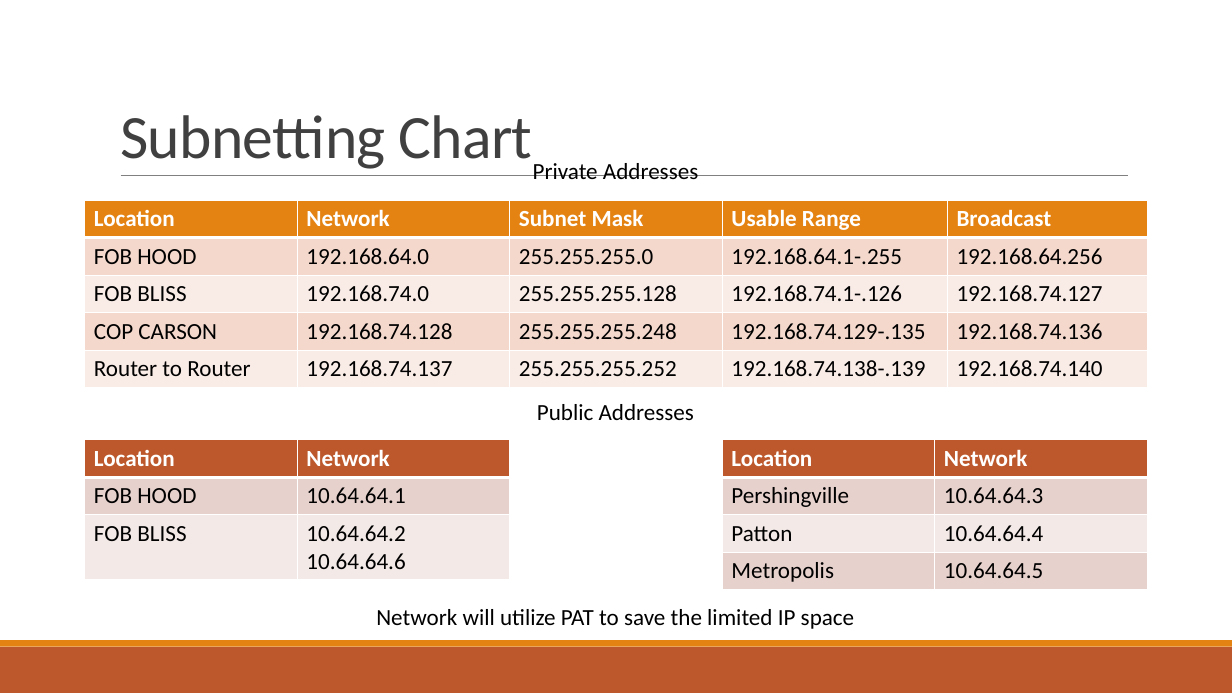
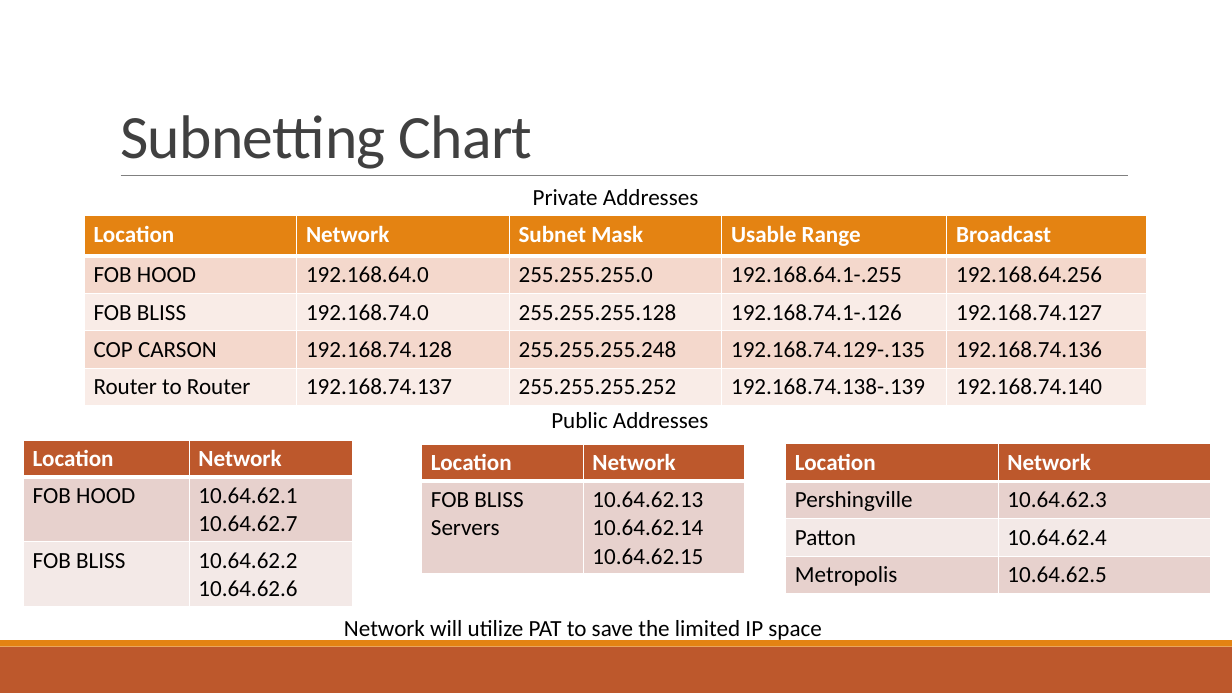
Before and after one commit to wkborn/cy350project, a slide deck: slide 6 of Network Proposal.pptx. Drawn at 1232x693 pixels with LibreOffice and Linux fonts; fonts in the diff are those of the drawing. Boxes give left, top, right and bottom in pixels: in the first picture for what was removed or moved away, otherwise in the second. Text is boxed around its words. In the diff, an @@ line names an element or a change of style, - is before the commit and + after.

```diff
--- a/Network Proposal.pptx
+++ b/Network Proposal.pptx
@@ text "Private Addresses": place and size @@
-text "Private Addresses" at bbox=[533, 163, 698, 179]
+text "Private Addresses" at bbox=[533, 189, 698, 205]
@@ table: place and size @@
-table at bbox=[85, 201, 1148, 388]
+table at bbox=[84, 215, 1147, 406]
@@ text "Public Addresses": place and size @@
-text "Public Addresses" at bbox=[537, 404, 694, 420]
+text "Public Addresses" at bbox=[551, 412, 708, 428]
@@ table at bbox=[23, 440, 352, 606] @@
-row 2, column 2: 10.64.64.1
+row 2, column 2: 10.64.62.1 / 10.64.62.7
-row 3, column 2: 10.64.64.2 / 10.64.64.6
+row 3, column 2: 10.64.62.2 / 10.64.62.6
@@ table: place and size @@
-table at bbox=[85, 440, 510, 579]
+table at bbox=[23, 440, 352, 606]
@@ table added at bbox=[421, 445, 745, 574], 2 rows, 2 columns @@
+Location | Network
+FOB BLISS / Servers | 10.64.62.13 / 10.64.62.14 / 10.64.62.15
@@ table at bbox=[786, 444, 1211, 593] @@
-row 2, column 2: 10.64.64.3
+row 2, column 2: 10.64.62.3
-row 3, column 2: 10.64.64.4
+row 3, column 2: 10.64.62.4
-row 4, column 2: 10.64.64.5
+row 4, column 2: 10.64.62.5
@@ table: place and size @@
-table at bbox=[723, 440, 1148, 590]
+table at bbox=[786, 444, 1211, 593]
@@ text "Network will utilize PAT to ...": place and size @@
-text "Network will utilize PAT to ..." at bbox=[376, 609, 854, 629]
+text "Network will utilize PAT to ..." at bbox=[344, 620, 821, 642]
```
Also in this commit, not shown: 5 other slides changed, 4 slides added, 1 slide removed, 1 other file.
